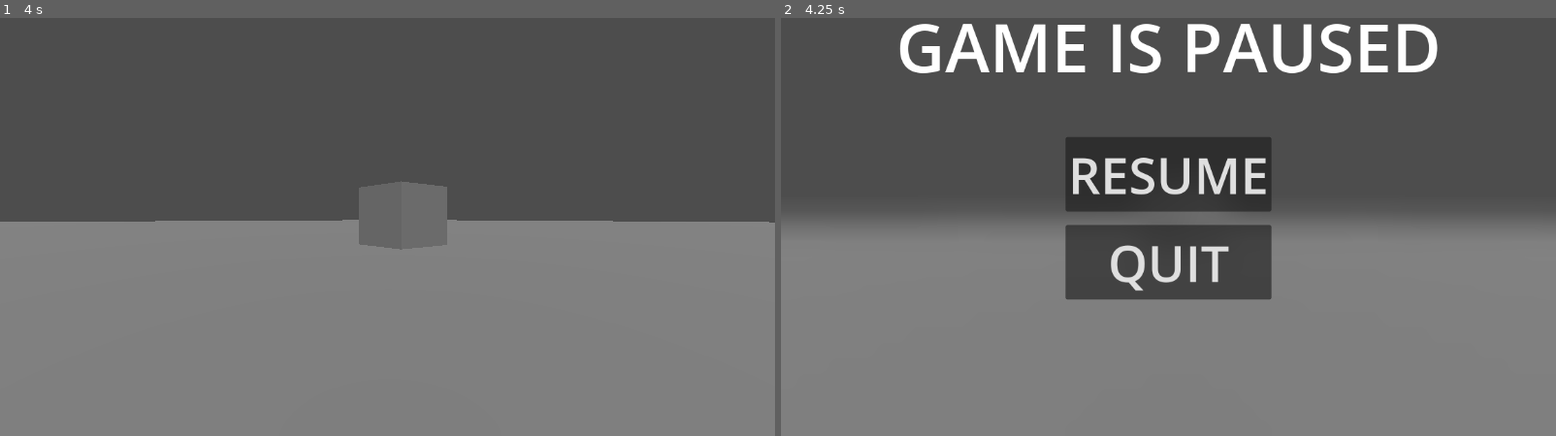
Above: before the commit, frames 1-2 (left to right).
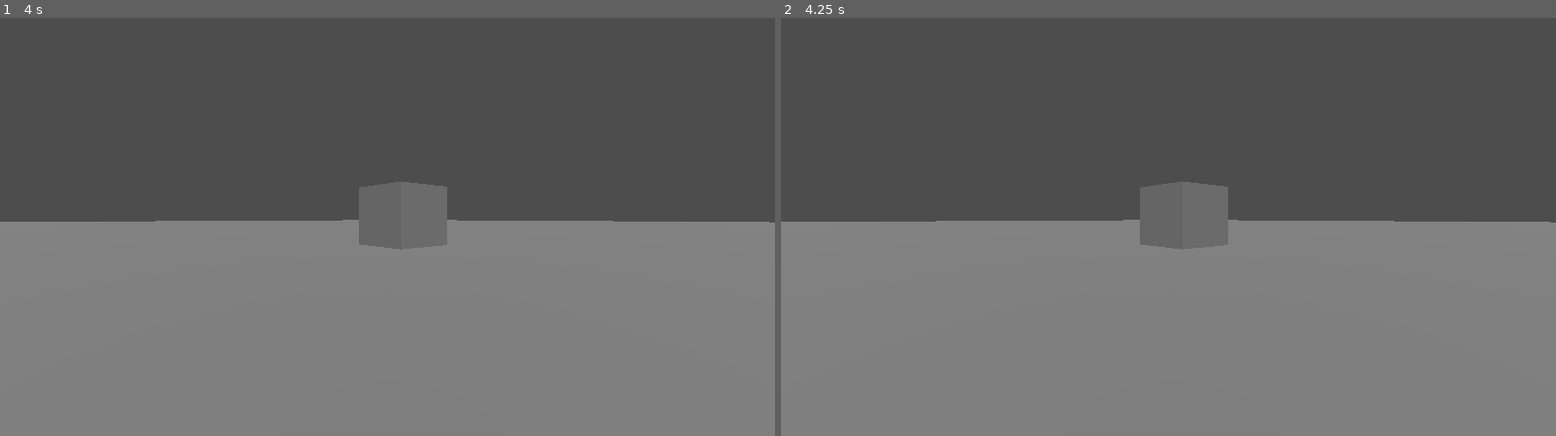
Above: after the commit, the same moments.

Repository: StrahovGameDev/StraHov
Game: Godot game, scene res://pause_menu/buff.tscn
Same seed, same stepped clock (60 frames per second), same inputs: the game is played once before the commit and once after it. This scene is started directly instead of the project's main scene.
Inputs (mouse positions are in pixels of both pictures, inside the frame that each line leads up to):
- Up to frame 1 (4 s): tap Enter (enter) at 0.5 s; move the mouse to (348, 306) at 0.52 s; hold E (accept) 0.53-1.28 s; hold Space (fly_up) 0.53-2.03 s; move the mouse to (620, 285) at 1.27 s; tap Ctrl (duck) at 1.35 s; tap E (accept) at 2, 2.75, 3.5 s; move the mouse to (155, 151) at 2.02 s; hold Enter (enter) 2.03-2.78 s; hold A (left) 2.03-3.53 s; move the mouse to (426, 218) at 2.77 s; tap Shift (sprint) at 2.85 s; move the mouse to (271, 109) at 3.52 s; hold S (backward) from 3.53 s (still down); hold E (accept) from 3.53 s (still down)
- Up to frame 2 (4.25 s): keep holding S (backward); keep holding E (accept); tap Escape (escape) at 4.15 s

Frame 1 is identical in both runs. In frame 2, 13% of the frame differs, in the area x 0-100%, y 1-68%.

Commit message:
PM: Intro cutscene is played, when MM start button is pressed. 	Added signal played to cutscene_manager. Bugfix: removed MM and cutscene pausing

Diff:
--- a/main_menu/main_menu.gd
+++ b/main_menu/main_menu.gd
@@ -1,16 +1,19 @@
-extends Control
+extends CanvasLayer
+
+##emits when start button was pressed
+signal start
 
 func _ready() -> void:
 	Input.set_mouse_mode(Input.MOUSE_MODE_VISIBLE)
 
-
 func _on_start_pressed() -> void:
 	Input.set_mouse_mode(Input.MOUSE_MODE_CAPTURED)
 	$".".queue_free()
+	$"../CutsceneManager".play_cutscene("cutscene1.1")
+	start.emit()
 
 func _on_options_pressed() -> void:
 	pass # Replace with function body.
 
-
 func _on_quit_pressed() -> void:
 	get_tree().quit()
--- a/main_menu/main_menu.tscn
+++ b/main_menu/main_menu.tscn
@@ -16,6 +16,7 @@
 border_color = Color(0, 0, 0, 1)
 
 [node name="CanvasLayer" type="CanvasLayer"]
+script = ExtResource("1_06t4h")
 
 [node name="main_menu" type="Control" parent="."]
 layout_mode = 3
@@ -24,7 +25,6 @@
 anchor_bottom = 1.0
 grow_horizontal = 2
 grow_vertical = 2
-script = ExtResource("1_06t4h")
 
 [node name="ColorRect" type="ColorRect" parent="main_menu"]
 layout_mode = 1
@@ -80,6 +80,7 @@
 action_mode = 0
 text = "QUIT"
 
-[connection signal="pressed" from="main_menu/VBoxContainer/Start" to="main_menu" method="_on_start_pressed"]
-[connection signal="pressed" from="main_menu/VBoxContainer/Options" to="main_menu" method="_on_options_pressed"]
+[connection signal="pressed" from="main_menu/VBoxContainer/Start" to="." method="_on_start_pressed"]
+[connection signal="pressed" from="main_menu/VBoxContainer/Options" to="." method="_on_options_pressed"]
+[connection signal="pressed" from="main_menu/VBoxContainer/Quit" to="." method="_on_quit_pressed"]
 [connection signal="pressed" from="main_menu/VBoxContainer/Quit" to="main_menu" method="_on_quit_pressed"]
--- a/main_scene/game_manager.gd
+++ b/main_scene/game_manager.gd
@@ -1,4 +1,3 @@
 extends Node
 
-func _ready() -> void:
-	$CutsceneManager.play_cutscene("cutscene1.1")
+#when you are reading this, it is time to hydrate yourself :P
--- a/main_scene/game_manager.tscn
+++ b/main_scene/game_manager.tscn
@@ -29,8 +29,6 @@
 
 [node name="pause_menu" parent="." instance=ExtResource("5_5f7xb")]
 
-[node name="CanvasLayer" parent="." instance=ExtResource("5_p1t4w")]
-
 [node name="Camera3D" type="Camera3D" parent="."]
 transform = Transform3D(-3.7215e-06, -0.526793, 0.849994, -2.85555e-08, 0.849994, 0.526793, -1, 1.93619e-06, -3.1783e-06, 315.619, 212.768, 20.358)
 
@@ -39,7 +37,11 @@
 
 [node name="CutsceneManager" parent="." instance=ExtResource("8_yvaem")]
 
+[node name="main_menu" parent="." instance=ExtResource("5_p1t4w")]
+
 [connection signal="finished" from="CutsceneManager" to="pause_menu" method="_on_cutscene_manager_finished"]
 [connection signal="started" from="CutsceneManager" to="pause_menu" method="_on_cutscene_manager_started"]
+[connection signal="start" from="main_menu" to="pause_menu" method="_on_main_menu_start"]
+[connection signal="tree_exiting" from="main_menu" to="pause_menu" method="_on_main_menu_tree_exiting"]
 
 [editable path="Map"]
--- a/pause_menu/pause.gd
+++ b/pause_menu/pause.gd
@@ -1,6 +1,6 @@
 extends CanvasLayer
 
-var pausable = true
+var pausable = false
 
 func _ready() -> void:
 	$".".visible = false
@@ -12,7 +12,6 @@
 		$".".visible = true
 		Input.set_mouse_mode(Input.MOUSE_MODE_VISIBLE)
 
-
 func _on_resume_pressed() -> void:
 	get_tree().paused = false
 	$".".visible = false
@@ -21,6 +20,9 @@
 func _on_quit_pressed() -> void:
 	get_tree().quit()
 
+func _on_main_menu_start() -> void:
+	pausable = false
+
 func _on_cutscene_manager_started() -> void:
 	pausable = false
 
--- a/project.godot
+++ b/project.godot
@@ -19,7 +19,7 @@
 [file_customization]
 
 folder_colors={
-"res://pause_menu/": "red"
+"res://main_scene/": "red"
 }
 
 [input]
